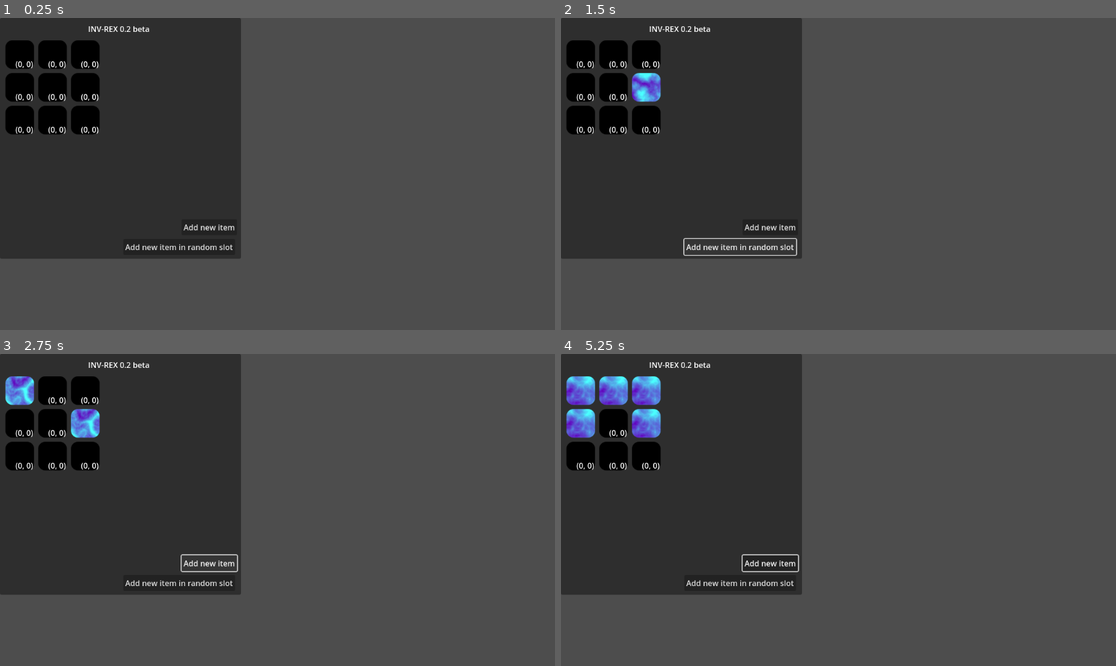
Above: before the commit, frames 1-4 (two rows, left to right).
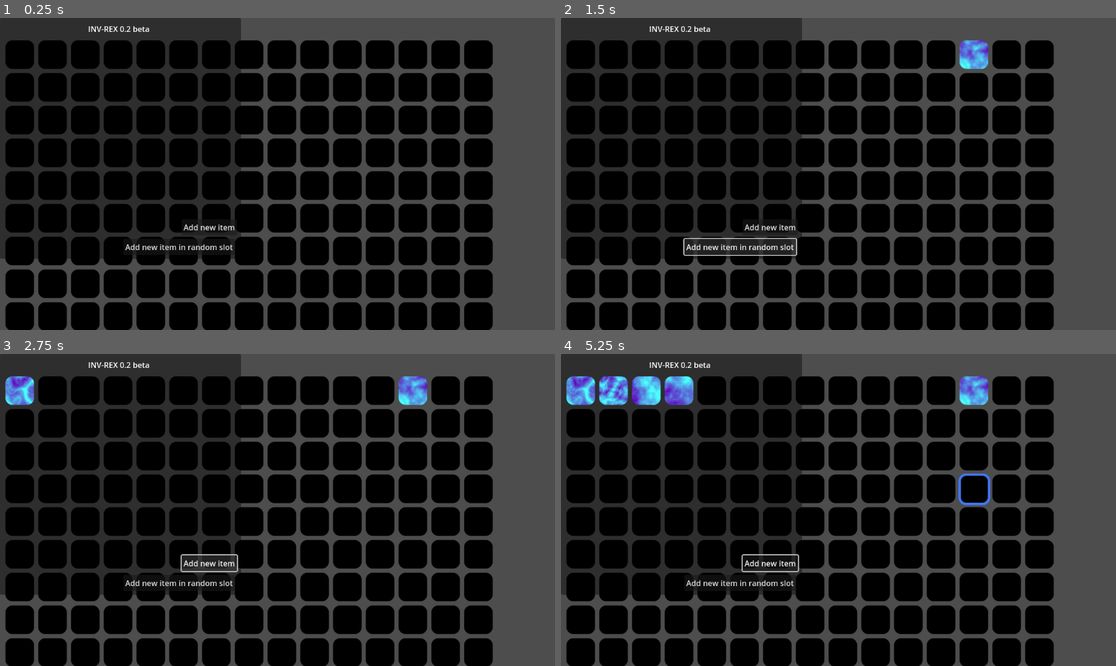
Above: after the commit, the same moments.

Repository: karlProbst/Inventossaurorex
Game: Godot game, scene res://Principal.tscn
Same seed, same stepped clock (60 frames per second), same inputs: the game is played once before the commit and once after it.
Inputs (mouse positions are in pixels of both pictures, inside the frame that each line leads up to):
- Up to frame 1 (0.25 s): no input
- Up to frame 2 (1.5 s): click "Add new item in random slot" at 0.5 s; click "Add new item in random slot" at 1.25 s
- Up to frame 3 (2.75 s): click "Add new item" at 2 s
- Up to frame 4 (5.25 s): click "Add new item" at 2.75 s; click "Add new item in random slot" at 3.5 s; click "Add new item" at 4.25 s; tap Enter at 5 s; move the mouse to (960, 494) at 5.02 s

The runs differ from the first frame. In frame 1, 56% of the frame differs, in the area x 1-89%, y 7-100%; in frame 2, 57%; in frame 3, 57%; in frame 4, 58%, in the area x 0-89%, y 7-100%.

Commit message:
basic highlight, mouse signals!

Diff:
--- a/InventoryController.gd
+++ b/InventoryController.gd
@@ -9,21 +9,32 @@
 
 @export var dragNode: Node
 var slotNode:Node = dragNode
-@export var updateItems: bool :set = UpdateGrid
+@export var updateItems: bool
 var maxItems=ARRAY_SIZE_X*ARRAY_SIZE_Y
 #funcionar com joystick  e touch
 const INVALID_SLOT = Vector2i(-1, -1)
 const EMPTY_SLOT = Vector2i(0, 0)
 
+@onready var inputLogicHandler:Node= $InputLogicHandler
 
 #checa se os nodes e o array size sao validos
 #instancia os nodes vazios do inventario
 #carrega itens salvos?
 
 
+func AddMouseSignal(slot: Node) -> void:
+	if slot.has_signal("mouse_entered"):
+		slot.connect(
+			"mouse_entered",
+			Callable(inputLogicHandler, "_on_slot_hover_entered").bind(slot.get_parent())
+		)
+	if slot.has_signal("mouse_exited"):
+		slot.connect(
+			"mouse_exited",
+			Callable(inputLogicHandler, "_on_slot_hover_exited").bind(slot.get_parent())
+		)
 
-
-func UpdateGrid(_value):
+func UpdateGrid():
 	itemArray = updateArray(itemArray,Vector2(ARRAY_SIZE_X,ARRAY_SIZE_Y))
 	maxItems=ARRAY_SIZE_X*ARRAY_SIZE_Y
 	get_node("GridContainer").columns = ARRAY_SIZE_X
@@ -31,11 +42,10 @@
 		for y in ARRAY_SIZE_Y:
 			InstantiateSlotScene(slotScene,get_node("GridContainer"),ItemResource.new(),Vector2i(x,y))
 
-	for slot in get_children():
-		if slot.has_signal("slot_clicked"):
-			slot.connect("slot_clicked", Callable(self, "_on_slot_clicked").bind(slot))
+
+
 func _ready() -> void:
-	UpdateGrid(true)
+	UpdateGrid()
 
 #todo: fazer dicionario
 func GetSlotNode(itemxy:Vector2i)->Node:
@@ -55,7 +65,7 @@
 	fatherNode.add_child(newInstance)
 	itemArray[itemxy.x][itemxy.y]=newInstance
 	newInstance.set_item_data(resource)
-
+	AddMouseSignal(newInstance.get_node("Panel"))
 func FindFirstOpenSlot() -> Vector2i:
 	#checa se há slot livre
 	for x in ARRAY_SIZE_X:
@@ -107,9 +117,7 @@
 	#Se EMPTY, encontrar o primeiro slot disponível
 	if itemxy == EMPTY_SLOT:
 		target_pos = FindFirstOpenSlot()
-		print("CAIU NO BUG ",target_pos)
 	else:
-		print("CAIU NO RAIO DO ELSE",target_pos)
 		target_pos = itemxy
 	# Confere se o inventário está cheio
 	if target_pos == INVALID_SLOT:
@@ -130,14 +138,6 @@
 
 
 
-
-func _on_mouse_entered_panel() -> void:
-	pass
-
-func _on_mouse_exited_panel() -> void:
-	pass
-
-
 func _on_add_random_slot_item() -> void:
 	AddItem(preload("res://Items/lsd.tres"),Vector2i(1,2))
 
--- a/InventoryItem.gd
+++ b/InventoryItem.gd
@@ -10,8 +10,6 @@
 	connect("mouse_exited", Callable(self, "_on_mouse_exited"))
 
 func set_item_data(value):
-	if value:
-		item_data = value
 	if item_data != null:
 		if item_data.icon != null:
 			if has_node("Panel/TextureRect"):
--- a/Inventory_Input_Logic_Handler.gd
+++ b/Inventory_Input_Logic_Handler.gd
@@ -6,11 +6,11 @@
 #keyboard
 #controller
 
-
+#select
 #drag
 #drop
 #highlight
-#highlight
+#Hint
 #use
 var selected_slot: Vector2i = Vector2i.ZERO
 var dragging_item = null
@@ -34,3 +34,16 @@
 func drop_selected_item() -> void:
 	# Exemplo básico
 	pass
+
+func _on_slot_hover_entered(slot):
+	slot.get_node("Highlight").visible=true
+
+func _on_slot_hover_exited(slot):
+	slot.get_node("Highlight").visible=false
+
+
+
+
+
+func _on_slot_mouse_entered() -> void:
+	print("Mouse left: ")
--- a/ItemProperties.gd
+++ b/ItemProperties.gd
@@ -1,11 +1,11 @@
 extends Resource
 class_name ItemResource
 
-var itemxy: Vector2i = Vector2i(0,0)
 @export var id: int = 0
 @export var item_name: String
 @export var icon: Texture2D = preload("res://blackTexture.tres")
 @export var stackable: bool = false
 @export var stack: int
-@export var max_stack: int
+@export var MAX_STACK: int
 @export var price: float
+@export var dropable: bool = true
--- a/Principal.tscn
+++ b/Principal.tscn
@@ -1,8 +1,7 @@
-[gd_scene load_steps=4 format=3 uid="uid://csh8qcj5ihcna"]
+[gd_scene load_steps=3 format=3 uid="uid://csh8qcj5ihcna"]
 
 [ext_resource type="Script" uid="uid://b2fqe0argvwf8" path="res://InventoryController.gd" id="1_4to2k"]
 [ext_resource type="Script" uid="uid://dwluipgvli42h" path="res://Inventory_Input_Logic_Handler.gd" id="2_5hs68"]
-[ext_resource type="PackedScene" uid="uid://bl8fhnsbk6ndk" path="res://Scenes/Slot.tscn" id="2_a35id"]
 
 [node name="Node2D" type="Node2D"]
 
@@ -21,16 +20,12 @@
 offset_right = 500.0
 offset_bottom = 500.0
 script = ExtResource("1_4to2k")
+ARRAY_SIZE_X = 15
+ARRAY_SIZE_Y = 10
 
-[node name="InputLogicHandler" type="Node" parent="CanvasLayer/Control/Panel"]
+[node name="InputLogicHandler" type="Node" parent="CanvasLayer/Control/Panel" node_paths=PackedStringArray("inventory_node")]
 script = ExtResource("2_5hs68")
-
-[node name="Drag" parent="CanvasLayer/Control/Panel" instance=ExtResource("2_a35id")]
-layout_mode = 2
-offset_left = -115.0
-offset_top = 44.0
-offset_right = -51.0
-offset_bottom = 108.0
+inventory_node = NodePath("..")
 
 [node name="GridContainer" type="GridContainer" parent="CanvasLayer/Control/Panel"]
 layout_mode = 1
@@ -71,4 +66,5 @@
 [connection signal="mouse_entered" from="CanvasLayer/Control/Panel" to="CanvasLayer/Control/Panel" method="_on_mouse_entered_panel"]
 [connection signal="mouse_exited" from="CanvasLayer/Control/Panel" to="CanvasLayer/Control/Panel" method="_on_mouse_exited_panel"]
 [connection signal="pressed" from="CanvasLayer/Control/AddRandomItem" to="CanvasLayer/Control/Panel" method="_on_add_random_slot_item"]
+[connection signal="mouse_entered" from="CanvasLayer/Control/AddNewItem" to="CanvasLayer/Control/Panel/InputLogicHandler" method="_on_add_new_item_mouse_entered"]
 [connection signal="pressed" from="CanvasLayer/Control/AddNewItem" to="CanvasLayer/Control/Panel" method="_on_add_new_item_pressed"]
--- a/Scenes/slot.gd
+++ b/Scenes/slot.gd
@@ -5,7 +5,9 @@
 @onready var label_node = get_node_or_null("Label")
 
 func set_item_data(data: ItemResource) -> void:
-	item_data = data
+	var resource = data.duplicate(true)
+	if resource:
+		item_data = resource
 	_update_visual()
 	#remove later
 	if item_data.id==1:
@@ -29,8 +31,3 @@
 		if item_data.stackable and item_data.stack >= 0:
 			label_node.visible = true
 			label_node.text = str(item_data.stack)
-		elif item_data.id == 0:
-			label_node.visible = true
-			label_node.text = str(item_data.itemxy)
-		else:
-			label_node.visible = false
